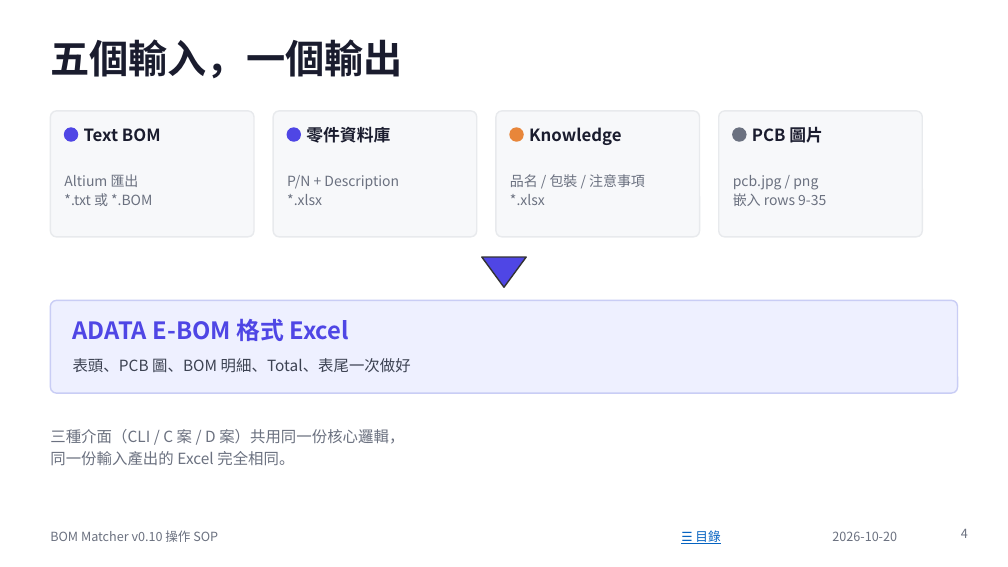
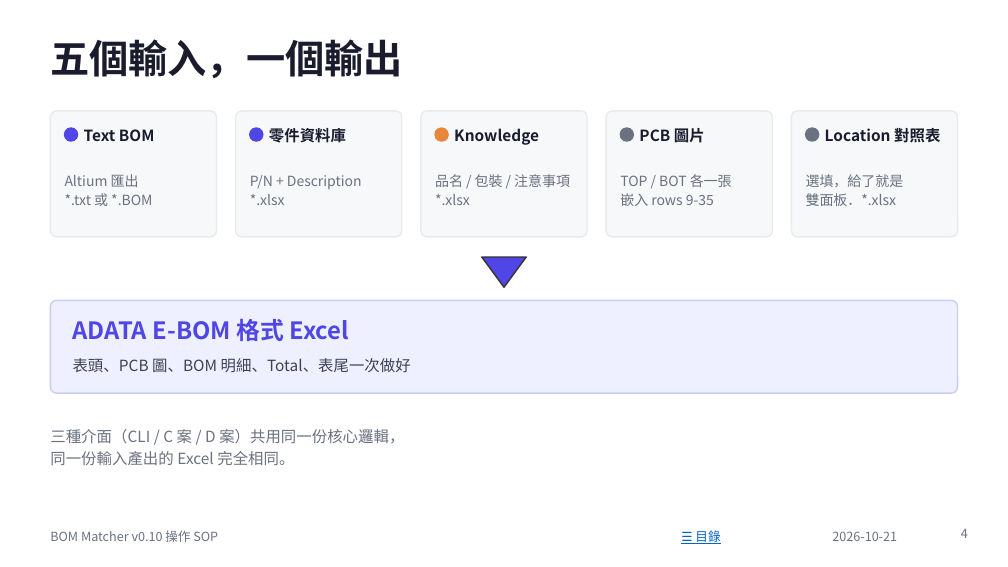
Before and after one commit to jenhochen/AI_BOM, a slide deck: slide 4 of docs/BOM_Matcher_v0.10_操作SOP.pptx. Drawn at 1008x567 pixels with LibreOffice and Linux fonts; fonts in the diff are those of the drawing. Boxes give left, top, right and bottom in pixels: in the first picture for what was removed or moved away, otherwise in the second. Text is boxed around its words. In the diff, an @@ line names an element or a change of style, - is before the commit and + after.

```diff
--- a/docs/BOM_Matcher_v0.10_操作SOP.pptx
+++ b/docs/BOM_Matcher_v0.10_操作SOP.pptx
@@ rounded rectangle: place and size @@
-rounded rectangle at box(50, 111, 254, 237)
+rounded rectangle at box(50, 111, 217, 237)
@@ rounded rectangle: place and size @@
-rounded rectangle at box(273, 111, 477, 237)
+rounded rectangle at box(236, 111, 402, 237)
@@ rounded rectangle added at box(421, 111, 588, 237), fill #F7F8FA, outline #E8EAED 1 pt @@
@@ rounded rectangle: place and size @@
-rounded rectangle at box(496, 111, 700, 237)
+rounded rectangle at box(606, 111, 772, 237)
@@ rounded rectangle: place and size @@
-rounded rectangle at box(719, 111, 922, 237)
+rounded rectangle at box(791, 111, 958, 237)
@@ ellipse: place and size @@
-ellipse at box(287, 128, 300, 141)
+ellipse at box(250, 128, 263, 141)
@@ text "零件資料庫": place and size @@
-text "零件資料庫" at box(306, 126, 390, 143)
+text "零件資料庫" at box(269, 128, 346, 143)
@@ ellipse: place and size @@
-ellipse at box(510, 128, 523, 141)
+ellipse at box(435, 128, 449, 141)
@@ text "Knowledge": place and size @@
-text "Knowledge" at box(529, 127, 621, 145)
+text "Knowledge" at box(454, 128, 539, 145)
@@ ellipse added at box(620, 128, 633, 141), fill #6B7180, outline #6B7180 1 pt @@
@@ size 12 to 11 pt in 4 elements at box(84, 129, 155, 141), box(269, 128, 346, 143), box(454, 128, 539, 145), box(639, 128, 705, 143) @@
@@ text "PCB 圖片": place and size @@
-text "PCB 圖片" at box(752, 126, 823, 143)
+text "PCB 圖片" at box(639, 128, 705, 143)
@@ ellipse: place and size @@
-ellipse at box(733, 128, 746, 141)
+ellipse at box(805, 128, 818, 141)
@@ text added at box(825, 125, 940, 145), 11 pt, text #1A1C2E, bold @@
+Location 對照表
@@ text "P/N + Description": place and size @@
-text "P/N + Description" at box(287, 175, 399, 205)
+text "P/N + Description" at box(250, 175, 362, 205)
@@ text "品名 / 包裝 / 注意事項": place and size @@
-text "品名 / 包裝 / 注意事項" at box(510, 174, 645, 205)
+text "品名 / 包裝 / 注意事項" at box(435, 174, 570, 205)
@@ text at box(620, 174, 732, 187): text changed @@
-pcb.jpg / png
+TOP / BOT 各一張
@@ text "TOP / BOT 各一張": place and size @@
-text "TOP / BOT 各一張" at box(733, 175, 826, 206)
+text "TOP / BOT 各一張" at box(620, 174, 732, 206)
@@ text added at box(806, 174, 904, 206), 10 pt, text #6B7180 @@
+選填，給了就是
+雙面板．*.xlsx
@@ text at box(832, 531, 897, 541): text changed @@
-2026-10-20
+2026-10-21
```
Also in this commit, not shown: 22 other slides changed, 2 slides added, 21 other files.
